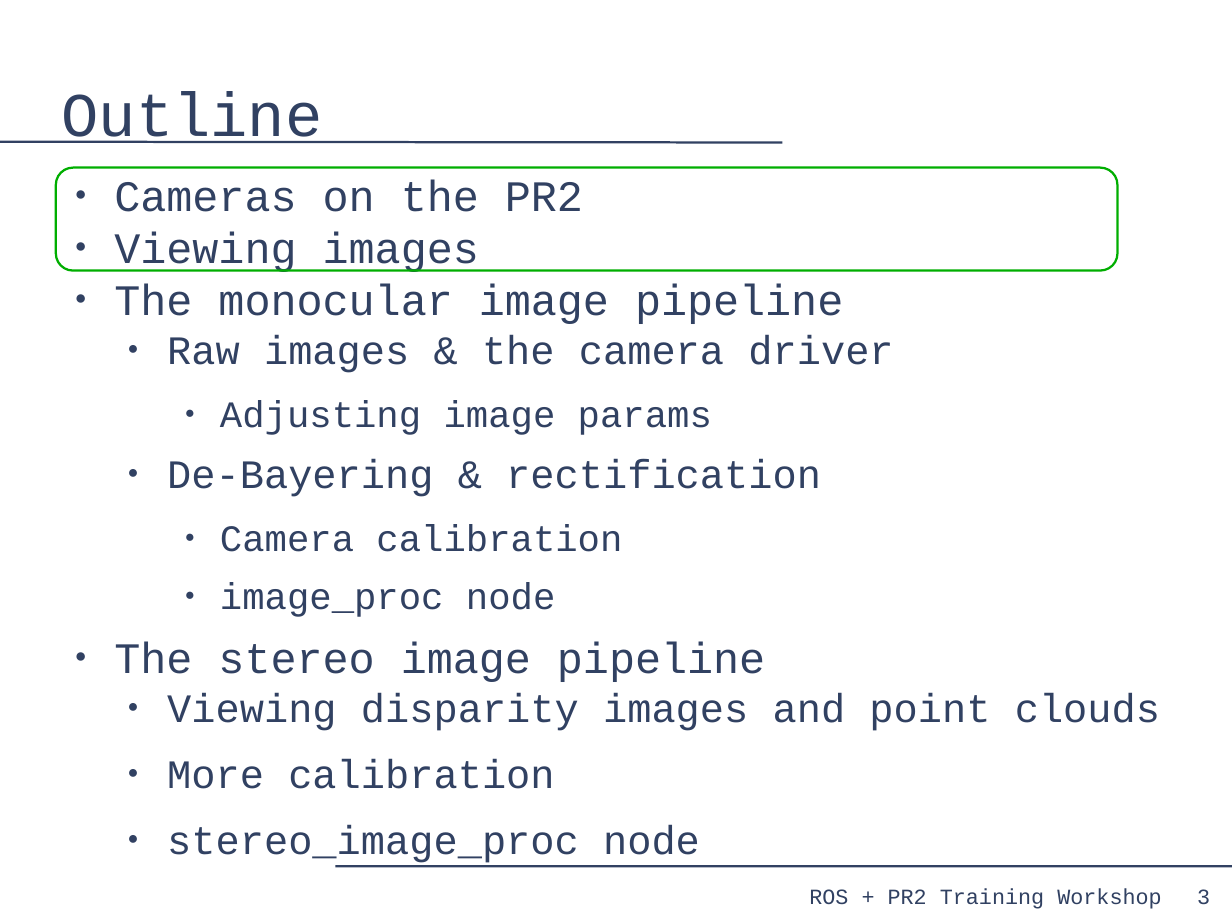
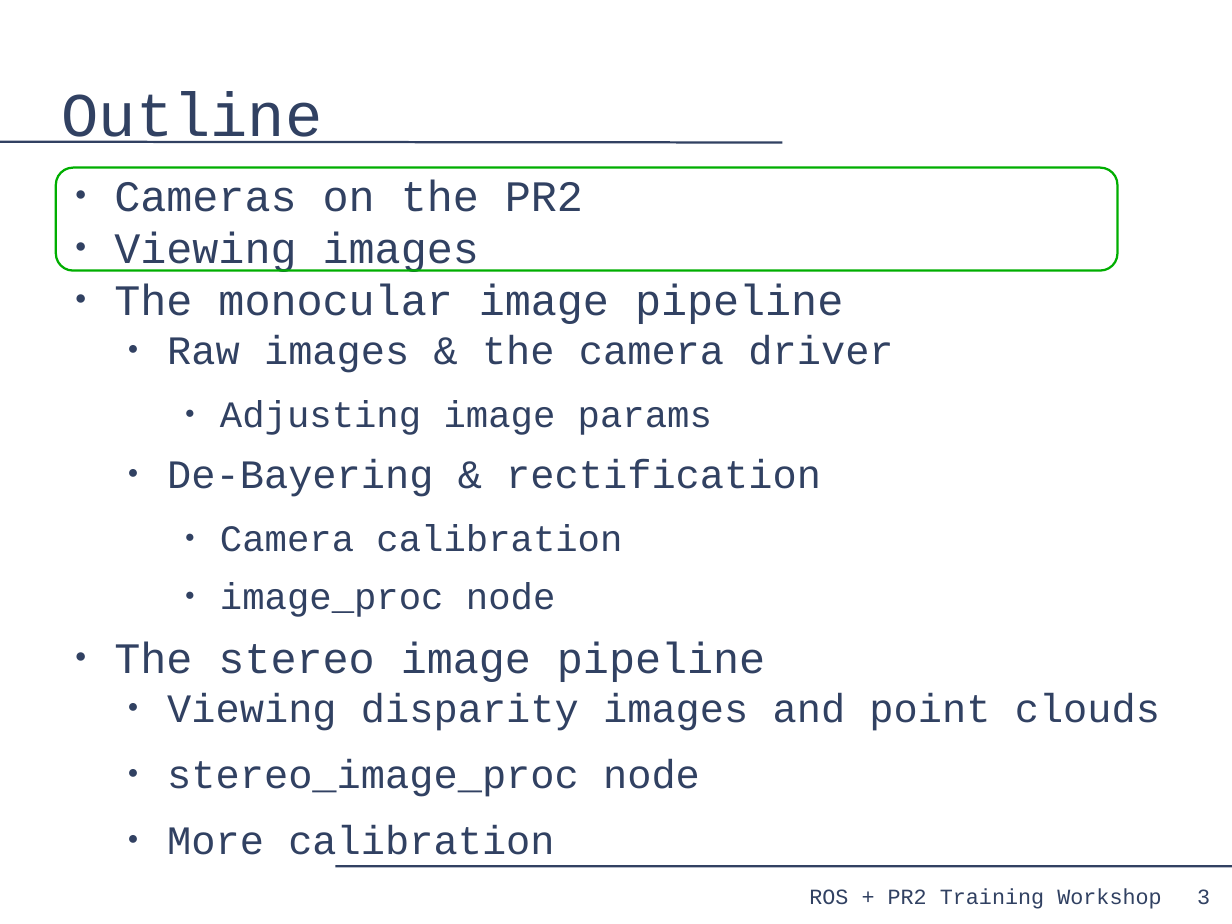
Before and after one commit to PR2/pr2_docs, a slide deck: slide 3 of pr2_training_workshop/processing_camera_data/slides.odp. Drawn at 1232x924 pixels with LibreOffice and Linux fonts; fonts in the diff are those of the drawing. Boxes give left, top, right and bottom in pixels: in the first picture for what was removed or moved away, otherwise in the second. Text is boxed around its words. In the diff, an @@ line names an element or a change of style, - is before the commit and + after.

```diff
--- a/pr2_training_workshop/processing_camera_data/slides.odp
+++ b/pr2_training_workshop/processing_camera_data/slides.odp
@@ text at [167,759,700,797]: paragraph added @@
+  ● stereo_image_proc node
@@ text at [167,825,700,866]: paragraph removed @@
-  ● stereo_image_proc node
```
Also in this commit, not shown: 17 other slides changed, 2 slides added.
